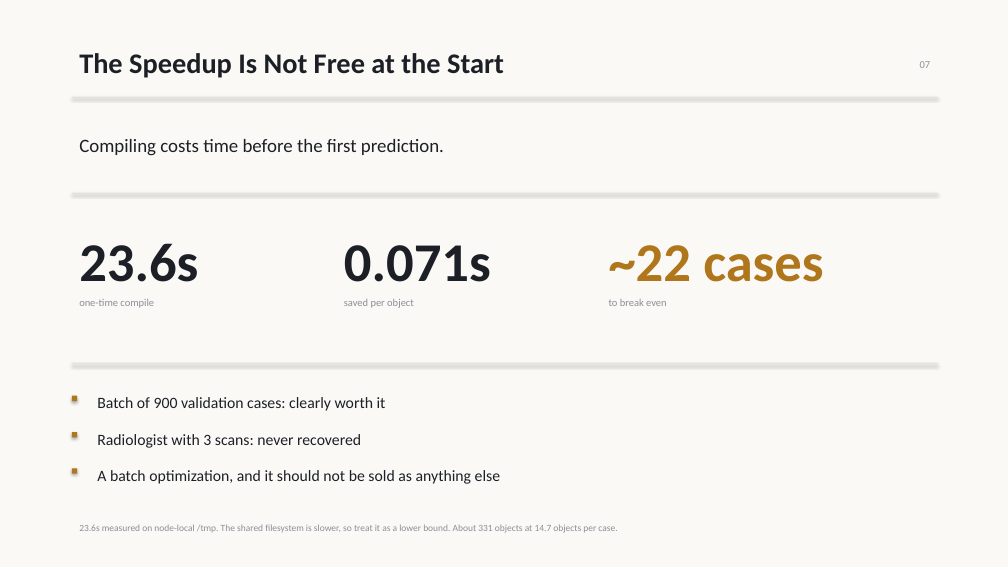
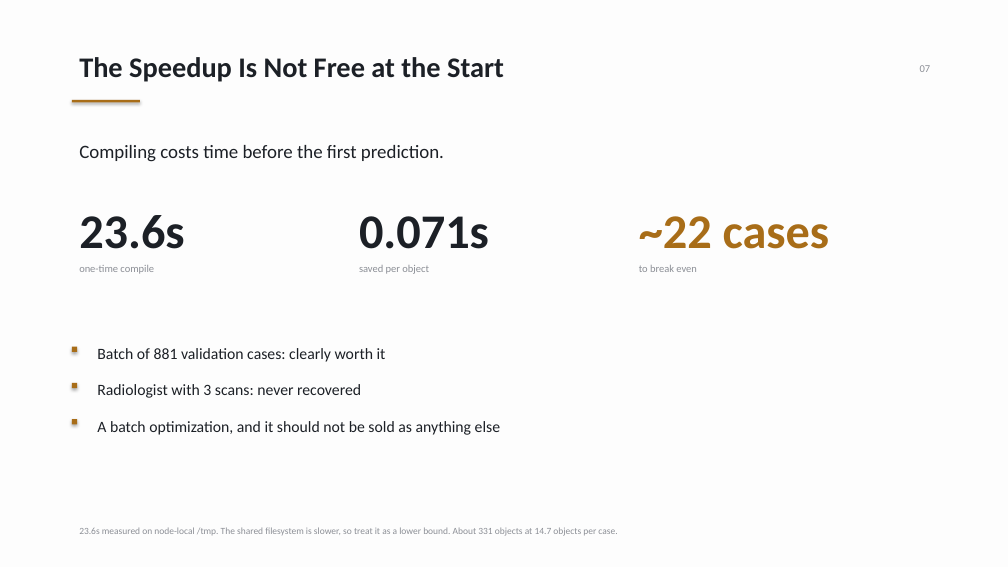
Before and after one commit to pentaexe/VoxTell-main, a slide deck: slide 7 of slides.pptx. Drawn at 1008x567 pixels with LibreOffice and Linux fonts; fonts in the diff are those of the drawing. Boxes give left, top, right and bottom in pixels: in the first picture for what was removed or moved away, otherwise in the second. Text is boxed around its words. In the diff, an @@ line names an element or a change of style, - is before the commit and + after.

```diff
--- a/slides.pptx
+++ b/slides.pptx
@@ background #FAF9F6 to #FDFDFD @@
@@ rectangle removed at [72, 97, 938, 98] @@
@@ rectangle added at [72, 100, 140, 102], fill #A86D18 @@
@@ 3 texts: place and size @@
-3 texts at [79, 53, 931, 156]
+3 texts at [79, 57, 931, 162]
@@ text "23.6s": place and size @@
-text "23.6s" at [79, 243, 198, 282]
+text "23.6s" at [79, 215, 184, 249]
@@ text "23.6s" at [79, 215, 184, 249]: size 52 to 46 pt @@
@@ rectangle removed at [72, 193, 938, 194] @@
@@ text "0.071s" at [359, 216, 489, 249]: size 52 to 46 pt @@
@@ text "0.071s": place and size @@
-text "0.071s" at [344, 245, 491, 282]
+text "0.071s" at [359, 216, 489, 249]
@@ text "~22 cases": place and size @@
-text "~22 cases" at [609, 245, 823, 282]
+text "~22 cases" at [639, 216, 829, 249]
@@ text "~22 cases" at [639, 216, 829, 249]: size 52 to 46 pt, text colour #B0761B to #A86D18 @@
@@ text "one-time compile": place and size @@
-text "one-time compile" at [79, 299, 154, 308]
+text "one-time compile" at [79, 265, 154, 274]
@@ text "saved per object": place and size @@
-text "saved per object" at [344, 299, 414, 308]
+text "saved per object" at [359, 265, 429, 274]
@@ text "to break even": place and size @@
-text "to break even" at [609, 299, 666, 306]
+text "to break even" at [639, 265, 696, 272]
@@ rectangle added at [72, 346, 77, 352], fill #A86D18 @@
@@ text at [97, 348, 386, 362]: text changed @@
-Batch of 900 validation cases: clearly worth it
+Batch of 881 validation cases: clearly worth it
@@ rectangle: place and size @@
-rectangle at [72, 396, 77, 402]
+rectangle at [72, 383, 77, 389]
@@ rectangle at [72, 383, 77, 389]: fill #B0761B to #A86D18 @@
@@ rectangle removed at [72, 363, 938, 364] @@
@@ text "Radiologist with 3 scans: never ...": place and size @@
-text "Radiologist with 3 scans: never ..." at [97, 434, 361, 448]
+text "Radiologist with 3 scans: never ..." at [97, 384, 361, 398]
@@ rectangle: place and size @@
-rectangle at [72, 432, 77, 437]
+rectangle at [72, 419, 77, 424]
@@ rectangle at [72, 419, 77, 424]: fill #B0761B to #A86D18 @@
@@ text "A batch optimization, and it ...": place and size @@
-text "A batch optimization, and it ..." at [97, 470, 500, 484]
+text "A batch optimization, and it ..." at [97, 421, 500, 435]
@@ rectangle removed at [72, 469, 77, 474] @@
```
Also in this commit, not shown: 7 other slides changed, 1 other file.
